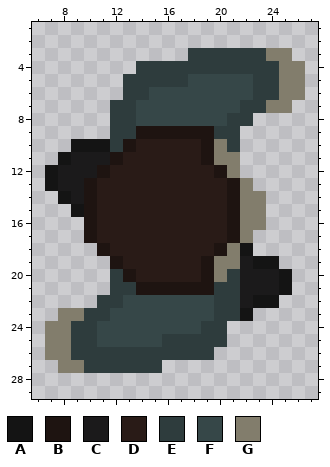
Two versions of one pixel-art sprite, res/gfx/player_walk1.png. Above: the version before the commit.
The file is 32x32 pixels. Colours within 5 levels of each other are drawn and written as one. Shown: x 6..27, y 1..29.
Palette (. is transparent): A #141414  B #1e1411  C #1b1a1b  D #291b17  E #2e3c3d  F #364748  G #827d6c
Pixels before, first column x 7:
 3 ...........EEEEEEGG.
 4 .......EEEEEEEEEEEGG
 5 ......EEEEEFFFFFEEGG
 6 ......EEFFFFFFFFEEGG
 7 .....EEFFFFFFFFEEGG.
 8 .....EEFFFFFFFEE....
 9 .....EEBBBBBBEE.....
10 ..AAAEBDDDDDBGE.....
11 .ACCCBDDDDDDBGG.....
12 ACCCBDDDDDDDDBG.....
13 ACCBDDDDDDDDDDBG....
14 .ACBDDDDDDDDDDBGG...
15 ..ABDDDDDDDDDDBGG...
16 ...BDDDDDDDDDDBGG...
17 ...BDDDDDDDDDDBG....
18 ....BDDDDDDDDBGA....
19 .....BDDDDDDBGGCAA..
20 .....EBDDDDDBGECCCA.
21 .....EEBBBBBBEECCCA.
22 ....EEFFFFFFFEECAA..
23 .GGEEFFFFFFFFEEA....
24 GGEEFFFFFFFFEE......
25 GGEEFFFFFEEEEE......
26 GGEEEEEEEEEEE.......
27 .GGEEEEEE...........
After:
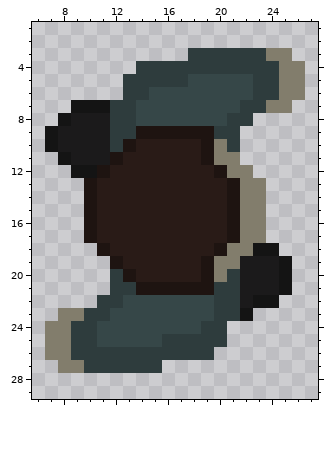
Changes in this commit:
Changed rows in their new state; - is an unchanged pixel.
first column x 7:
 7 --AAA--------------
 8 -ACCC--------------
 9 ACCCC--------------
10 ACCCC--------------
12 ..AA-----------G---
13 ...-------------G--
14 -..----------------
15 --.----------------
17 ----------------G--
18 ---------------GAA-
19 ----------------CCA
Boxes around the changes in both pictures, in picture pixels (x1, y1, x2, y2):
changed: (45, 100, 110, 217)
changed: (240, 165, 292, 269)
